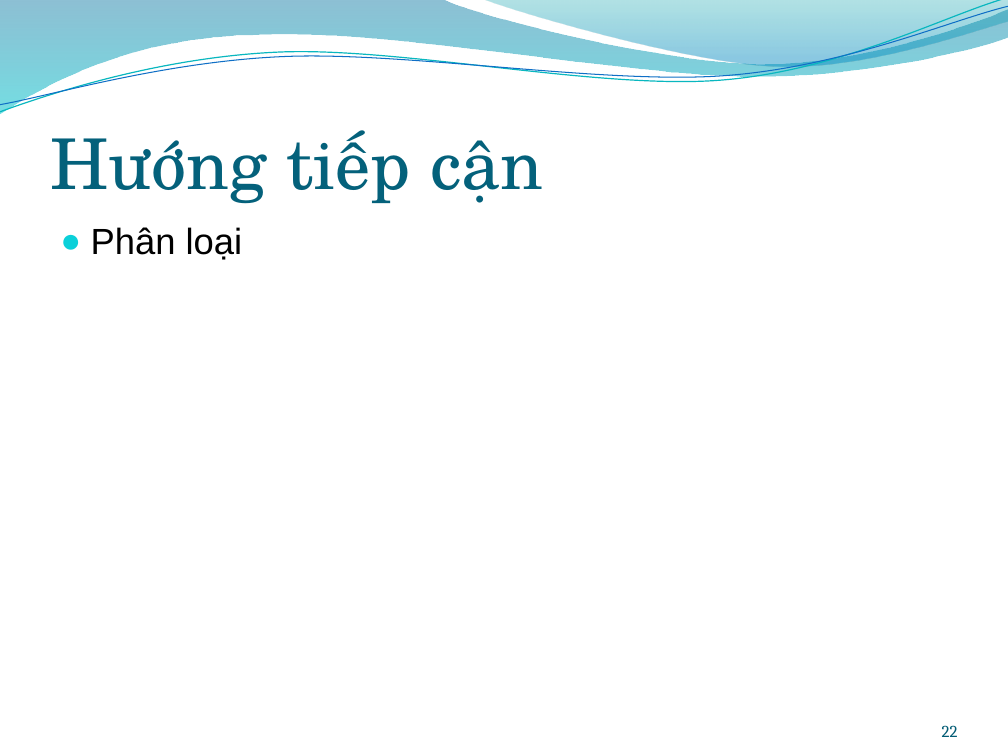
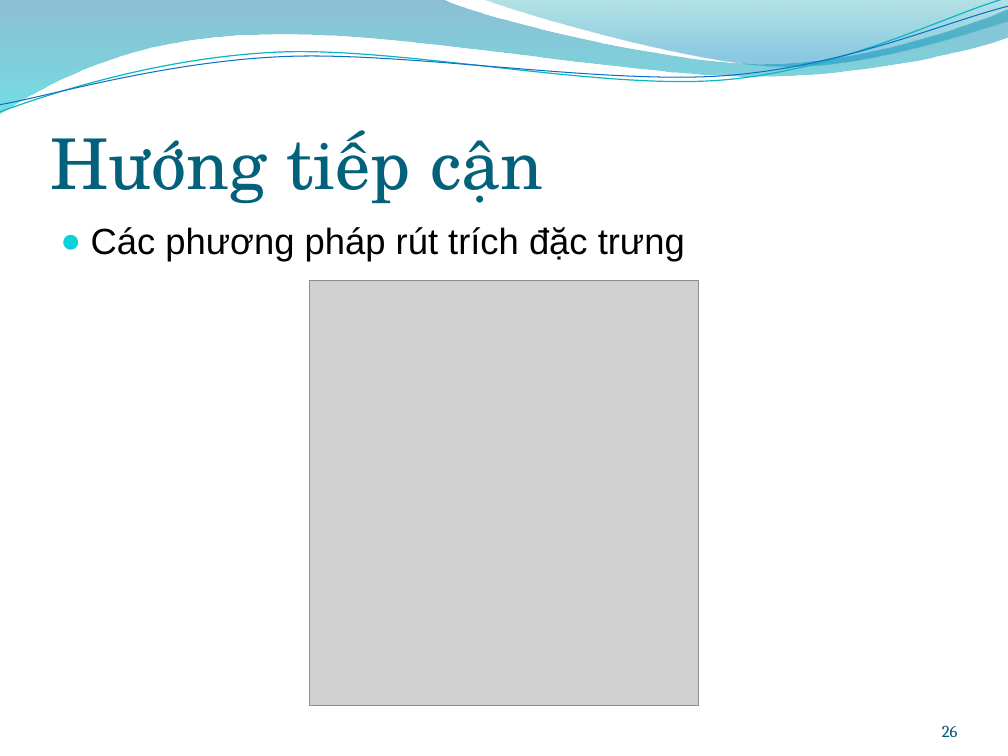
Before and after one commit to trianindiaputra/handgeometry, a slide deck: slide 26 of Documentation/presentation.pptx (slide 22 before the commit). Drawn at 1008x756 pixels with LibreOffice and Linux fonts; fonts in the diff are those of the drawing; grey boxes stand for pictures; background and template pictures are left out. Boxes give left, top, right and bottom in pixels: in the first picture for what was removed or moved away, otherwise in the second. Text is boxed around its words. In the diff, an @@ line names an element or a change of style, - is before the commit and + after.

```diff
--- a/Documentation/presentation.pptx
+++ b/Documentation/presentation.pptx
@@ text at [91,227,685,262]: text changed @@
-● Phân loại
+● Các phương pháp rút trích đặc trưng
@@ picture added at [309,280,699,706] @@
@@ page number at [942,725,958,737]: text changed @@
-22
+26
```
Also in this commit, not shown: 3 other slides changed, 6 slides added.
